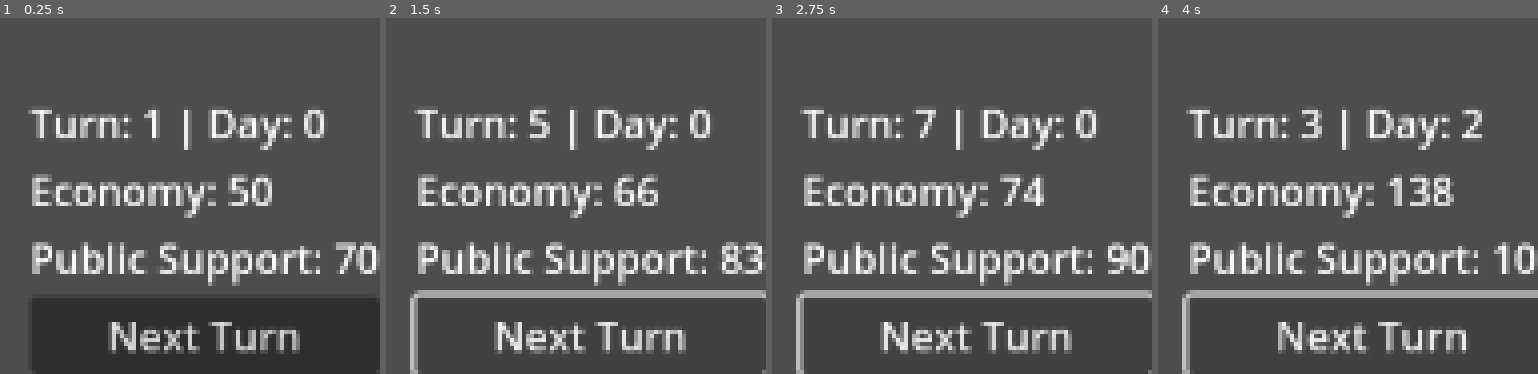
Above: before the commit, frames 1-4 (left to right).
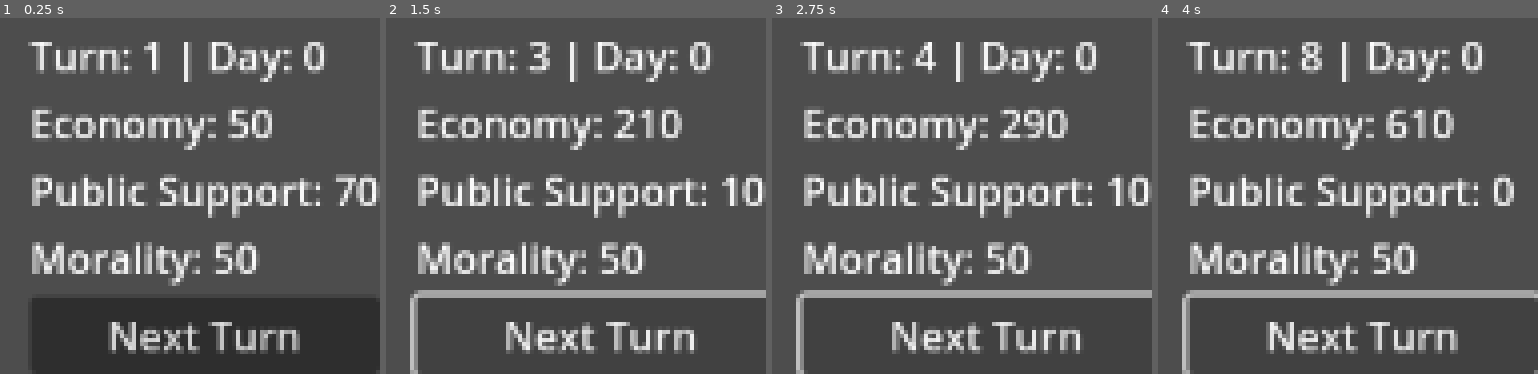
Above: after the commit, the same moments.

Repository: Vaske025/corruptionsimulator
Game: Godot game, scene res://ui/scenes/World.tscn
Two runs of this game, one before a commit and one after it. Both use one fixed random seed, a clock stepped at 60 frames per second and the inputs below. This scene is started directly instead of the project's main scene.
Inputs:
- Up to frame 1 (0.25 s): no input
- Up to frame 2 (1.5 s): click "Next Turn" at 0.5 s; click "Next Turn" at 1.25 s
- Up to frame 3 (2.75 s): click "Next Turn" at 2 s
- Up to frame 4 (4 s): tap Enter at 2.75 s; tap Space (next_turn) at 2.85, 3.5, 3.6 s

The runs differ from the first frame. In frame 1, 16% of the frame differs, in the area x 7-100%, y 6-76%; in frame 2, 19%, in the area x 7-100%, y 6-100%; in frame 3, 19%; in frame 4, 19%.
Error after the commit: Invalid call. Nonexistent function 'parse_json' in base 'JSON'. (res://ui/scripts/Global.gd:24)

Commit message:
Add files via upload

Diff:
--- a/data/events.json
+++ b/data/events.json
@@ -9,11 +9,62 @@
 			"options": [
 				{
 					"text": "Deploy Police",
-					"effects": {"public_support": -10, "corruption": 5}
+					"effects": {"public_support": -10, "corruption": 5, "morality": -5}
 				},
 				{
 					"text": "Negotiate",
-					"effects": {"economy": -5, "public_support": 10}
+					"effects": {"economy": -5, "public_support": 10, "morality": 5}
+				}
+			]
+		},
+		{
+			"id": "education_strike",
+			"type": "protest",
+			"title": "Education Strike",
+			"description": "Teachers and students are protesting against poor education policies!",
+			"trigger_conditions": ["education < 30", "public_support < 50"],
+			"options": [
+				{
+					"text": "Increase Education Funding",
+					"effects": {"education": 10, "economy": -5, "morality": 5}
+				},
+				{
+					"text": "Ignore the Protest",
+					"effects": {"education": -5, "public_support": -10, "morality": -10}
+				}
+			]
+		},
+		{
+			"id": "healthcare_crisis",
+			"type": "event",
+			"title": "Healthcare Crisis",
+			"description": "The healthcare system is collapsing due to underfunding!",
+			"trigger_conditions": ["healthcare < 20", "public_support < 60"],
+			"options": [
+				{
+					"text": "Invest in Healthcare",
+					"effects": {"healthcare": 15, "economy": -10, "public_support": 5, "morality": 10}
+				},
+				{
+					"text": "Do Nothing",
+					"effects": {"healthcare": -10, "public_support": -15, "morality": -15}
+				}
+			]
+		},
+		{
+			"id": "corruption_scandal",
+			"type": "event",
+			"title": "Corruption Scandal",
+			"description": "A major corruption scandal has been uncovered!",
+			"trigger_conditions": ["corruption > 70", "public_support < 50"],
+			"options": [
+				{
+					"text": "Launch Anti-Corruption Campaign",
+					"effects": {"corruption": -20, "public_support": 10, "morality": 10}
+				},
+				{
+					"text": "Cover It Up",
+					"effects": {"corruption": 10, "public_support": -20, "morality": -20}
 				}
 			]
 		}
--- a/systems/decision_system.gd
+++ b/systems/decision_system.gd
@@ -1,25 +1,26 @@
-# systems/decision_system.gd
 class_name DecisionSystem
 extends Node
 
-var available_decisions = [
+# Lista dostupnih odluka
+var decision_list = [
 	{
 		"id": "raise_taxes",
 		"title": "Raise Taxes",
-		"effects": {"economy": +10, "public_support": -15},
+		"effects": {"economy": +10, "public_support": -15, "morality": -5},
 		"cost": 0
 	},
 	{
 		"id": "anti_corruption_campaign",
 		"title": "Launch Anti-Corruption Campaign",
-		"effects": {"corruption": -20, "economy": -5},
+		"effects": {"corruption": -20, "economy": -5, "morality": +10},
 		"cost": 1000
 	}
 ]
 
+# Funkcija za donošenje odluke
 func make_decision(decision_id: String):
 	var decision = null
-	for d in available_decisions:
+	for d in decision_list:
 		if d["id"] == decision_id:
 			decision = d
 			break
@@ -29,8 +30,11 @@
 	else:
 		push_error("Decision not found: " + decision_id)
 
+# Funkcija za primenu efekata odluke
 func apply_effects(effects: Dictionary):
 	var country_stats = GlobalData.simulation.stats
 	for stat in effects:
 		if stat in country_stats:
 			country_stats[stat] += effects[stat]
+		elif stat == "morality":
+			GlobalData.update_morality(effects[stat])  # Ažuriraj moralnost
--- a/ui/scenes/World.tscn
+++ b/ui/scenes/World.tscn
@@ -14,7 +14,7 @@
 [node name="VBoxContainer" type="VBoxContainer" parent="UI"]
 layout_mode = 1
 offset_left = 1140.0
-offset_top = 608.0
+offset_top = 581.0
 offset_right = 1280.0
 offset_bottom = 720.0
 
@@ -30,6 +30,39 @@
 layout_mode = 2
 text = "Public Support: 70"
 
+[node name="MoralityLabel" type="Label" parent="UI/VBoxContainer"]
+layout_mode = 2
+text = "Morality: 50"
+
 [node name="NextTurnButton" type="Button" parent="UI/VBoxContainer"]
 layout_mode = 2
 text = "Next Turn"
+
+[node name="NotificationPanel" type="Panel" parent="UI"]
+layout_mode = 0
+offset_left = 944.0
+offset_top = 8.0
+offset_right = 1272.0
+offset_bottom = 81.0
+
+[node name="NotificationLabel" type="Label" parent="UI/NotificationPanel"]
+layout_mode = 0
+offset_left = 17.0
+offset_top = 12.0
+offset_right = 319.0
+offset_bottom = 37.0
+
+[node name="Option1Button" type="Button" parent="UI/NotificationPanel"]
+layout_mode = 0
+offset_left = 16.0
+offset_top = 39.0
+offset_right = 140.0
+offset_bottom = 63.0
+
+[node name="Option2Button" type="Button" parent="UI/NotificationPanel"]
+offset_left = 192.0
+offset_top = 39.0
+offset_right = 312.0
+offset_bottom = 63.0
+
+[connection signal="pressed" from="UI/VBoxContainer/NextTurnButton" to="." method="_on_next_turn_button_pressed"]
--- a/ui/scripts/Global.gd
+++ b/ui/scripts/Global.gd
@@ -1,5 +1,29 @@
 extends Node
 
+# Global variables
 var simulation = CountrySimulation.new()
 var player_traits = {}
 var game_history = []
+var morality_score: int = 50  # Initial morality value (neutral)
+
+# Function to update morality
+func update_morality(change: int):
+	morality_score += change
+	morality_score = clamp(morality_score, 0, 100)  # Limit to 0-100
+	print("Morality updated: ", morality_score)
+
+# Global function to load JSON files
+static func load_json(path: String) -> Dictionary:
+	var json_result = {}  # Default empty dictionary if loading fails
+	var file = FileAccess.open(path, FileAccess.READ)
+	if file:
+		var json_string = file.get_as_text()
+		file.close()
+		var err = OK
+		var json = JSON.new()  # Create an instance of JSON
+		json_result = json.parse_json(json_string, err)  # Parse JSON and capture errors
+		if err != OK:
+			push_error("Failed to parse JSON from file: " + path)
+	else:
+		push_error("File does not exist: " + path)
+	return json_result  # Return the parsed JSON or an empty dictionary
--- a/ui/scripts/World.gd
+++ b/ui/scripts/World.gd
@@ -1,72 +1,77 @@
 extends Node
 
-# Declare member variables
+# Variables for tracking time
 var current_turn: int = 1
 var turns_per_day: int = 10
 var days_passed: int = 0
 
-# Reference to global data and country simulation using 'onready'
+# References to global data
 @onready var player_traits = GlobalData.player_traits
 @onready var country_simulation = GlobalData.simulation
 
-# UI references
+# References to UI elements
 @onready var turn_label = $UI/VBoxContainer/TurnLabel
 @onready var economy_label = $UI/VBoxContainer/EconomyLabel
 @onready var public_support_label = $UI/VBoxContainer/PublicSupportLabel
+@onready var morality_label = $UI/VBoxContainer/MoralityLabel  # New label for morality
 @onready var next_turn_button = $UI/VBoxContainer/NextTurnButton
 
-# Called when the node enters the scene tree for the first time.
+# References for notifications
+@onready var notification_panel = $UI/NotificationPanel
+@onready var notification_label = $UI/NotificationPanel/NotificationLabel
+@onready var option_buttons = {
+	"Option1": $UI/NotificationPanel/Option1Button,
+	"Option2": $UI/NotificationPanel/Option2Button
+}
+
+# Initialization
 func _ready():
-	# Initialize game state
 	print("Game started!")
 	_update_ui()
+	notification_panel.visible = false  # Hide the notification panel
 
-# Called every frame. 'delta' is the elapsed time since the previous frame.
-func _process(_delta: float) -> void:
-	# Placeholder for time passing logic
-	if Input.is_action_just_pressed("next_turn") or next_turn_button.is_pressed():
-		_next_turn()
-
+# Update the UI
 func _update_ui():
 	if turn_label:
 		turn_label.text = "Turn: %d | Day: %d" % [current_turn, days_passed]
 	else:
 		print("Turn label is null")
-
 	if economy_label:
 		economy_label.text = "Economy: %d" % country_simulation.stats.economy
 	else:
 		print("Economy label is null")
-
 	if public_support_label:
 		public_support_label.text = "Public Support: %d" % country_simulation.stats.public_support
 	else:
 		print("Public support label is null")
+	if morality_label:
+		morality_label.text = "Morality: %d" % GlobalData.morality_score  # Display morality
+	else:
+		print("Morality label is null")
 
-func _next_turn():
+# Handle the next turn
+func next_turn():
 	current_turn += 1
 	if current_turn > turns_per_day:
 		days_passed += 1
 		current_turn = 1
 	_handle_daily_events()
+	country_simulation._process(10)  # Simulate stats with a larger delta
 	_update_ui()
+	check_game_over()  # Check if the game is over
 
+# Handle daily events
 func _handle_daily_events():
-	# Placeholder for handling daily events
 	print("Handling daily events...")
-	# Simulate country stats based on player traits
-	country_simulation._process(1) # Assuming delta is 1 for simplicity
-	# Check for protests or other events
+	country_simulation._process(10)  # Simulate stats with a larger delta
 	check_for_protests()
 
+# Check for protests
 func check_for_protests():
-	# Load the events JSON file
-	var events = load_json("res://data/events.json")
+	var events = GlobalData.load_json("res://data/events.json")  # Use the global function
 	if not events:
 		print("Failed to load events.json")
 		return
-
-	# Iterate over the events and check conditions
 	for event in events["events"]:
 		var trigger_conditions_met = true
 		for condition in event["trigger_conditions"]:
@@ -76,15 +81,13 @@
 		if trigger_conditions_met:
 			spawn_protest(event)
 
+# Evaluate conditions
 func evaluate_condition(condition: String) -> bool:
-	# Simple evaluation of conditions like "economy < 30"
 	var parts = condition.split(" ")
 	var stat = parts[0]
 	var operator = parts[1]
 	var value = int(parts[2])
-
 	var stat_value = country_simulation.stats[stat]
-
 	if operator == "<":
 		return stat_value < value
 	elif operator == ">":
@@ -95,27 +98,91 @@
 		push_error("Unknown operator: " + operator)
 		return false
 
+# Spawn a protest
 func spawn_protest(event: Dictionary):
-	# Example: Spawn a protest based on the event data
 	var protest_data = {
 		"title": event["title"],
 		"description": event["description"],
 		"options": event["options"]
 	}
-	EventBusManager.emit_protest_spawned(protest_data)
+	show_notification(protest_data)  # Show the notification
 
-func load_json(path: String) -> Dictionary:
-	var json_result = null
-	var file = FileAccess.open(path, FileAccess.READ)  # Koristimo FileAccess.open()
-	if file:
-		var json_string = file.get_as_text()
-		file.close()
-		var json = JSON.new()  # Napravimo instancu klase JSON
-		var parse_result = json.parse(json_string)  # Pozovemo parse() na instanci
-		if parse_result:
-			json_result = parse_result.result
-		else:
-			push_error("Failed to parse JSON from file: " + path)
-	else:
-		push_error("File does not exist: " + path)
-	return json_result if json_result != null else {}
+# Show a notification
+func show_notification(data: Dictionary):
+	if not notification_panel or not notification_label or not option_buttons["Option1"] or not option_buttons["Option2"]:
+		print("Error: Notification UI elements are not properly set up.")
+		return
+
+	notification_label.text = data["title"] + "\n\n" + data["description"]
+	option_buttons["Option1"].text = data["options"][0]["text"]
+	option_buttons["Option2"].text = data["options"][1]["text"]
+
+	# Set effects for options
+	option_buttons["Option1"].effects = data["options"][0]["effects"]
+	option_buttons["Option2"].effects = data["options"][1]["effects"]
+
+	notification_panel.visible = true  # Show the notification panel
+
+# Handle option 1
+func _on_option1_pressed():
+	if not option_buttons["Option1"]:
+		print("Error: Option1 button is null")
+		return
+	apply_effects(option_buttons["Option1"].effects)
+	notification_panel.visible = false  # Hide the notification panel
+
+# Handle option 2
+func _on_option2_pressed():
+	if not option_buttons["Option2"]:
+		print("Error: Option2 button is null")
+		return
+	apply_effects(option_buttons["Option2"].effects)
+	notification_panel.visible = false  # Hide the notification panel
+
+# Apply effects
+func apply_effects(effects: Dictionary):
+	var country_stats = GlobalData.simulation.stats
+	for stat in effects:
+		if stat in country_stats:
+			country_stats[stat] += effects[stat]
+		elif stat == "morality":
+			GlobalData.update_morality(effects[stat])  # Update morality
+
+# Check if the game is over
+func check_game_over():
+	if GlobalData.morality_score <= 0:
+		show_notification({
+			"title": "You Have Been Overthrown!",
+			"description": "Your immoral actions have led to your downfall.",
+			"options": [
+				{"text": "Restart", "effects": {}},
+				{"text": "Quit", "effects": {}}
+			]
+		})
+	elif country_simulation.stats.public_support <= 10:
+		show_notification({
+			"title": "The Public Has Turned Against You!",
+			"description": "Your policies have alienated the population.",
+			"options": [
+				{"text": "Improve Relations", "effects": {"public_support": +20, "morality": +10}},
+				{"text": "Use Force", "effects": {"public_support": -10, "corruption": +5}}
+			]
+		})
+	elif days_passed >= 100:
+		show_notification({
+			"title": "You Survived Your Term!",
+			"description": "Congratulations on completing your presidency.",
+			"options": [
+				{"text": "Restart", "effects": {}},
+				{"text": "Quit", "effects": {}}
+			]
+		})
+
+# End the game
+func _end_game(message: String):
+	print(message)
+	get_tree().change_scene_to_file("res://ui/scenes/MainMenu.tscn")
+
+# Handle the "Next Turn" button press
+func _on_next_turn_button_pressed():
+	next_turn()
